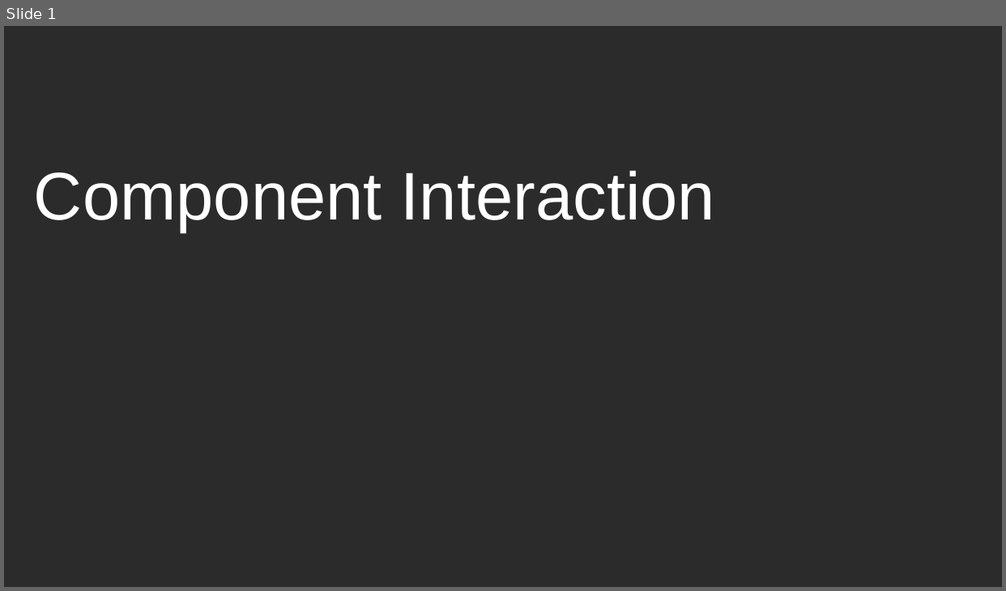
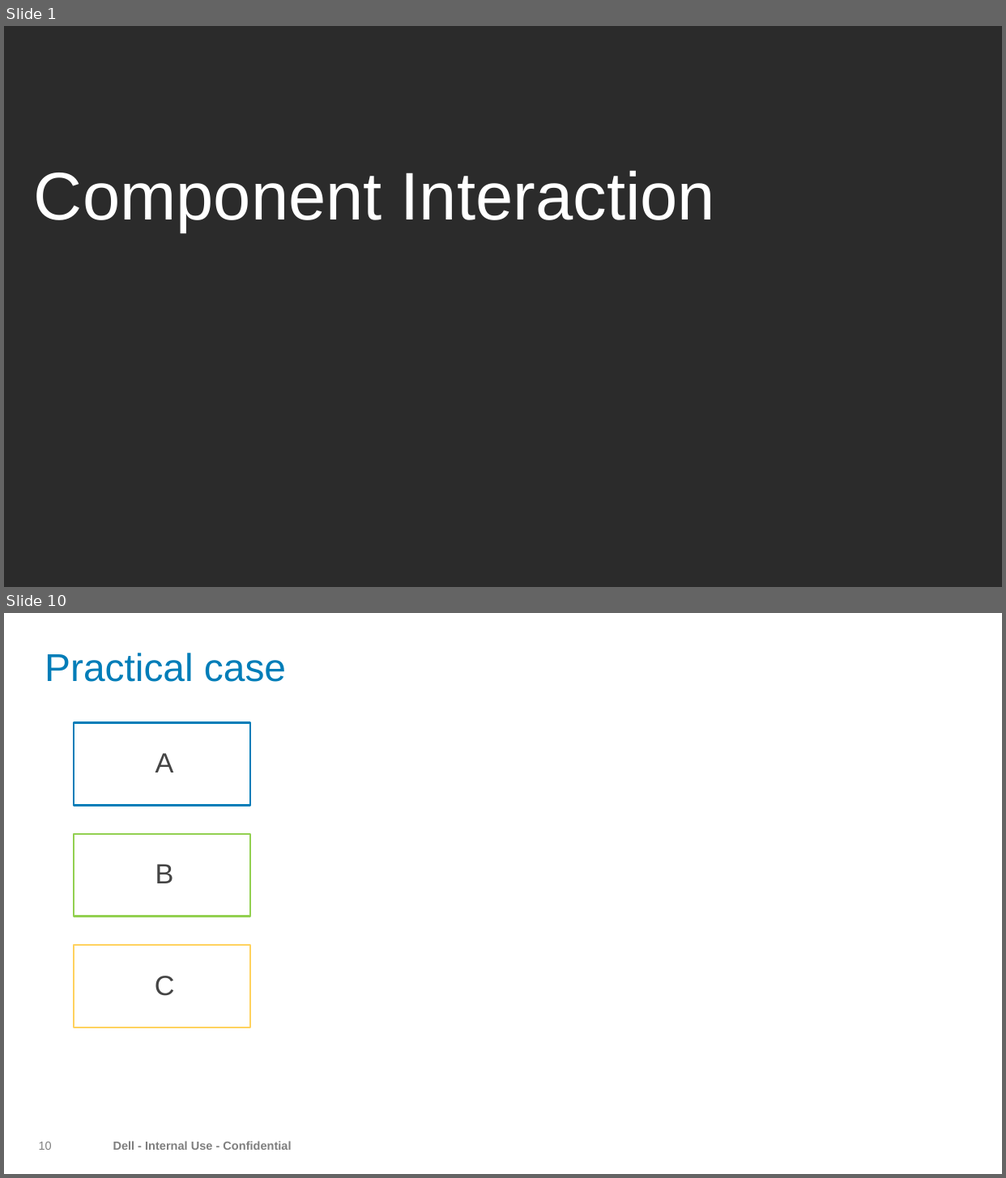
Before and after one commit to iuin/angular-example, a slide deck: Component Interaction.pptx. Shown one above the other, each under a label of ours: slide 1 before the commit, slides 1 and 10 after it; the slides between them are not shown. The pictures are 1006x591 and 1006x1178 pixels, drawn with LibreOffice and Linux fonts; fonts in the diff are those of the drawing; background and template pictures are left out; a plain dark background stands for a picture behind light text. Boxes give left, top, right and bottom in pixels: in the first picture for what was removed or moved away, otherwise in the second. Text is boxed around its words. In the diff, an @@ line names an element or a change of style, - is before the commit and + after.

```diff
--- a/Component Interaction.pptx
+++ b/Component Interaction.pptx
@@ slide 10 added at box(4, 613, 1002, 1174), background #FFFFFF @@
@@ title added at box(44, 653, 286, 682), 28 pt, text #007DB8 @@
+Practical case
@@ rectangle added at box(74, 723, 250, 806), outline #007DB8 1.5 pt, 20 pt, text #444444 @@
+A
@@ rectangle added at box(74, 833, 250, 917), outline #92D050 1.5 pt, 20 pt, text #444444 @@
+B
@@ rectangle added at box(74, 945, 250, 1029), outline #FFD25E 1.5 pt, 20 pt, text #444444 @@
+C
@@ page number added at box(39, 1142, 52, 1150), 8.5 pt, text #808080 @@
+10
@@ text added at box(113, 1141, 291, 1150), 8.5 pt, text #7F7F7F, bold @@
+Dell - Internal Use - Confidential
```
Also in this commit, not shown: 8 other slides added, 1 slide removed.
